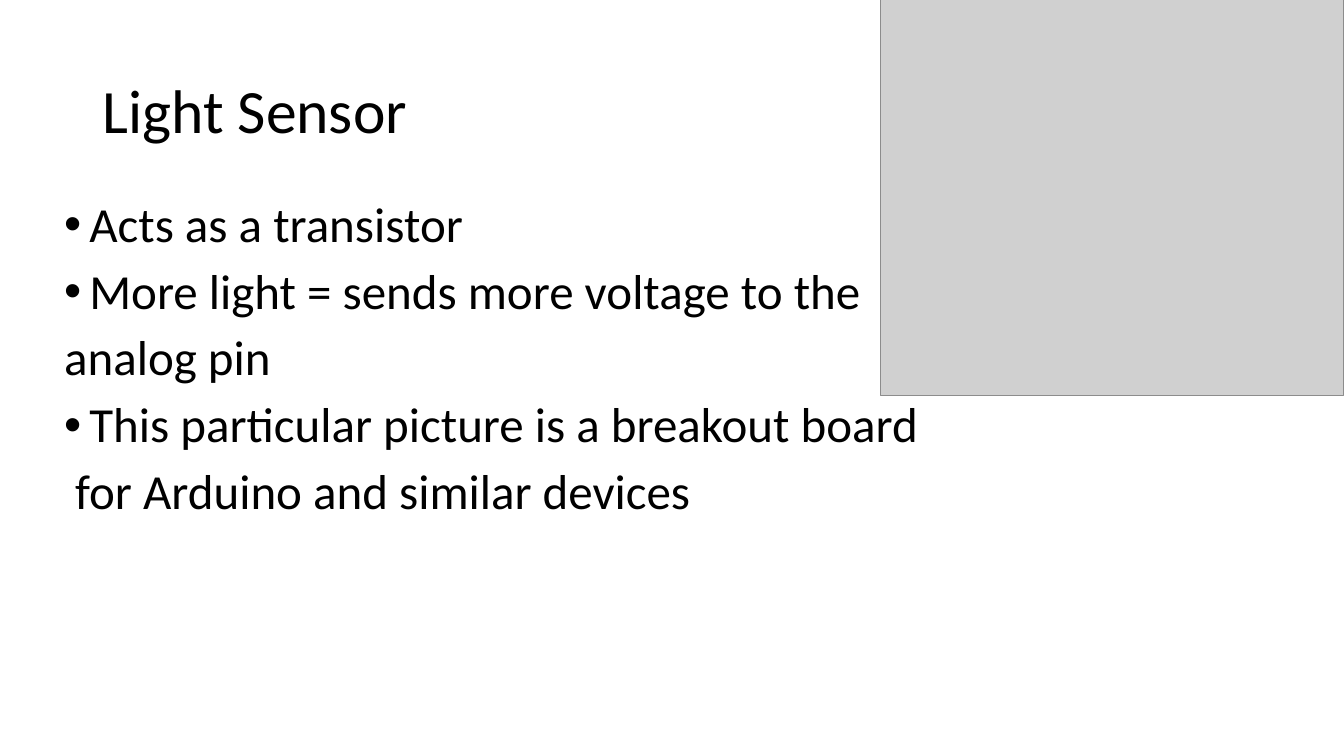
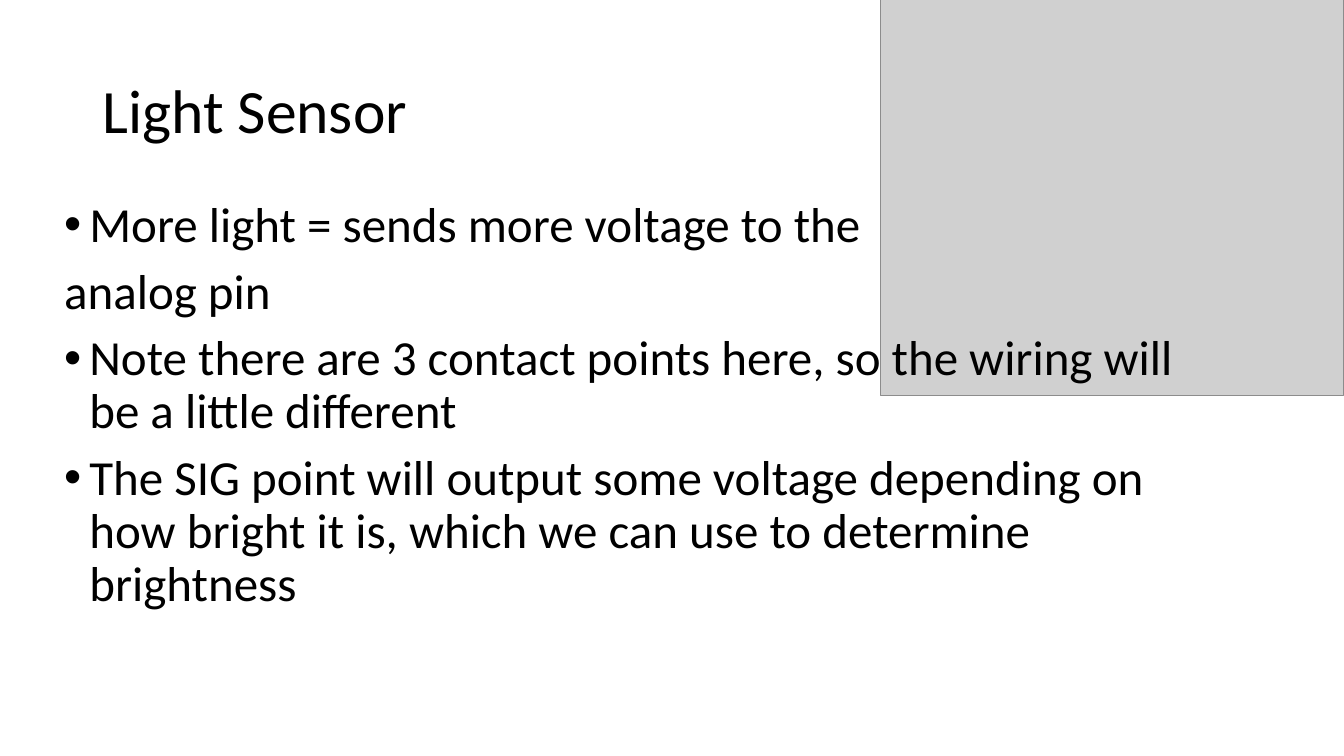
Before and after one commit to rchatrath7/PDH-Workshops, a slide deck: slide 9 of vishal-sensors-lecture/Sensor Lecture.pptx (slide 5 before the commit). Drawn at 1344x756 pixels with LibreOffice and Linux fonts; fonts in the diff are those of the drawing; grey boxes stand for pictures. Boxes give left, top, right and bottom in pixels: in the first picture for what was removed or moved away, otherwise in the second. Text is boxed around its words. In the diff, an @@ line names an element or a change of style, - is before the commit and + after.

Commit message:
Made the powerpoint simpler and more polished. Added the sample Arduino sketches including commenting for proper wiring.

```diff
--- a/vishal-sensors-lecture/Sensor Lecture.pptx
+++ b/vishal-sensors-lecture/Sensor Lecture.pptx
@@ text at bbox=[89, 208, 463, 243]: paragraph removed @@
-• Acts as a transistor
@@ text at bbox=[89, 335, 1173, 610]: text changed @@
-• This particular picture is a breakout board
-for Arduino and similar devices
+• Note there are 3 contact points here, so the wiring will be a little different
+• The SIG point will output some voltage depending on how bright it is, which we can use to determine brightness
```
Also in this commit, not shown: 7 other slides changed, 11 slides added, 2 slides removed, 4 other files.
